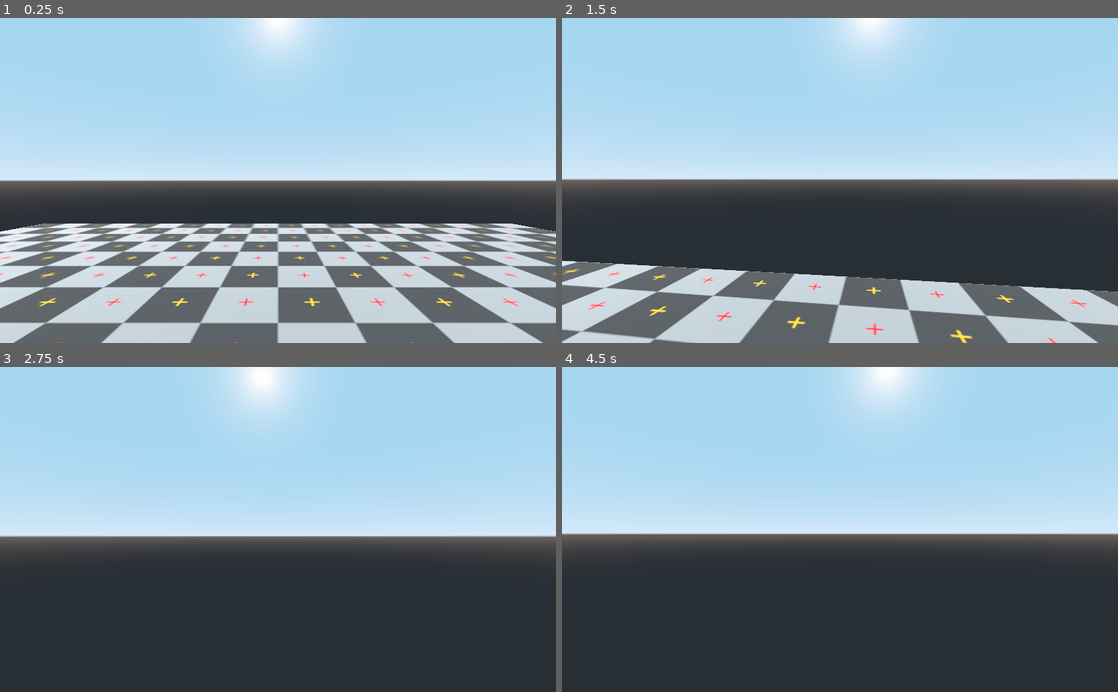
Above: before the commit, frames 1-4 (two rows, left to right).
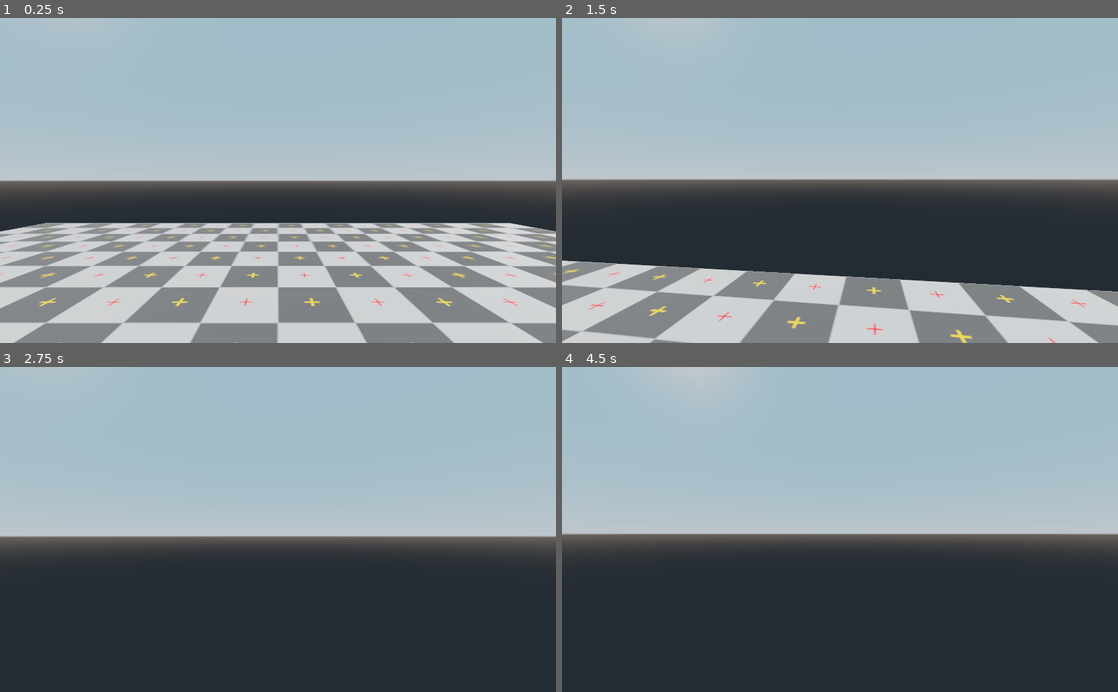
Above: after the commit, the same moments.

Repository: Linko-3D/Godot-Templates-Collection
Game: Godot game, scene res://Sandbox.tscn
The game is run twice, just before and just after one commit, with the same random seed, the same clock (stepped at 60 frames per second) and the same inputs.
Inputs (mouse positions are in pixels of both pictures, inside the frame that each line leads up to):
- Up to frame 1 (0.25 s): no input
- Up to frame 2 (1.5 s): tap Enter (ui_accept) at 0.5, 0.77 s; move the mouse to (867, 180) at 0.52 s; hold Up (ui_up) from 0.53 s (still down); click (867, 180) at 0.67 s; move the mouse to (812, 180) at 1.27 s
- Up to frame 3 (2.75 s): keep holding Up (ui_up); tap Enter (ui_accept) at 1.52, 2 s; move the mouse to (289, 523) at 2.02 s
- Up to frame 4 (4.5 s): keep holding Up (ui_up); tap Enter (ui_accept) at 2.75, 3.02, 3.5, 3.77, 4.25 s; move the mouse to (834, 536) at 2.77 s; click (834, 536) at 2.92 s; move the mouse to (878, 532) at 3.52 s; move the mouse to (795, 526) at 4.27 s

The runs differ from the first frame. In frame 1, 70% of the frame differs, in the area x 0-100%, y 0-100%; in frame 2, 60%; in frame 3, 52%; in frame 4, 51%.

Commit message:
tweak

Diff:
--- a/Sandbox.tscn
+++ b/Sandbox.tscn
@@ -18,9 +18,9 @@
 [node name="FirstPersonCharacter" parent="." instance=ExtResource( 1 )]
 
 [node name="Sun" type="DirectionalLight" parent="."]
-transform = Transform( 0.707107, -0.5, 0.5, 0, 0.707107, 0.707107, -0.707107, -0.5, 0.5, 0, 8.44047, 0 )
-light_energy = 2.0
-light_indirect_energy = 2.0
+transform = Transform( -0.707107, 0.40558, -0.579228, 0, 0.819152, 0.573577, 0.707107, 0.40558, -0.579228, 0, 10, 0 )
+light_energy = 5.0
+light_indirect_energy = 5.0
 shadow_enabled = true
 
 [node name="Ground" type="MeshInstance" parent="."]
--- a/default_env.tres
+++ b/default_env.tres
@@ -1,7 +1,10 @@
 [gd_resource type="Environment" load_steps=2 format=2]
 
 [sub_resource type="ProceduralSky" id=1]
+sun_longitude = -45.0
 
 [resource]
 background_mode = 2
 background_sky = SubResource( 1 )
+tonemap_mode = 2
+tonemap_white = 16.0
--- a/project.godot
+++ b/project.godot
@@ -54,4 +54,5 @@
 
 [rendering]
 
+quality/filters/msaa=1
 environment/default_environment="res://default_env.tres"
